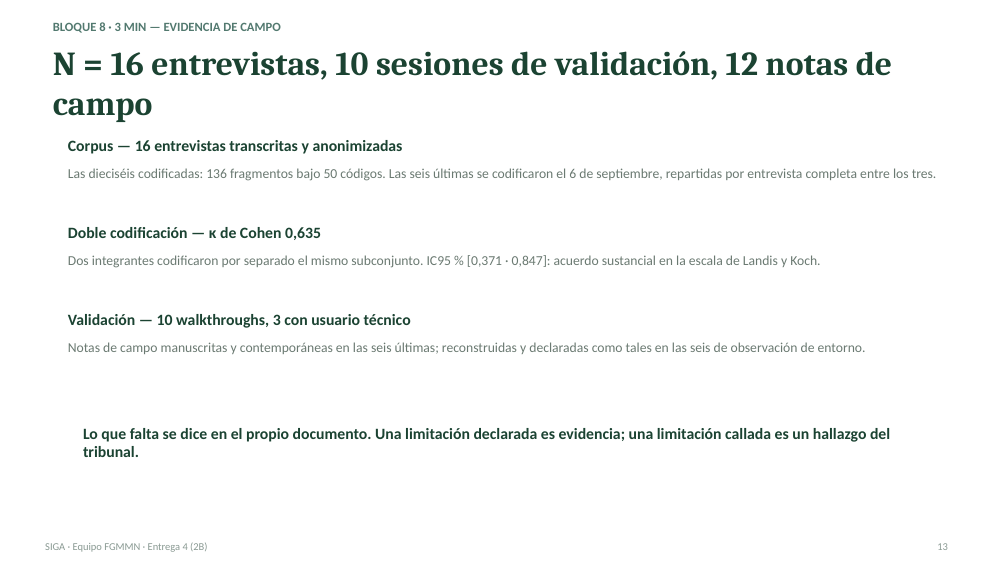
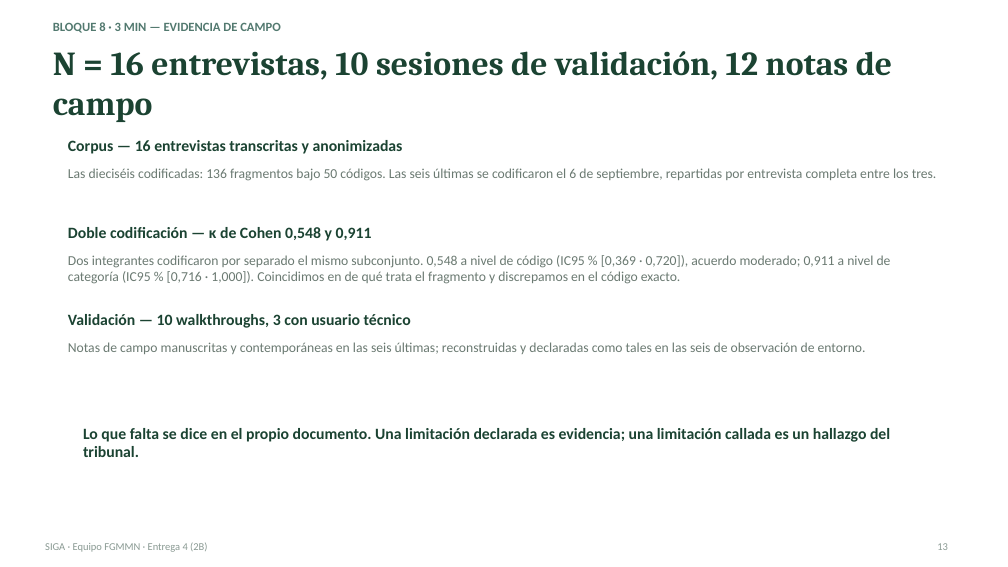
Before and after one commit to gsanchezc6-beep/SIGA_FGMMN_ISR401_AVANCE_2B, a slide deck: slide 13 of 08_Defensa/presentacion.pptx. Drawn at 1008x567 pixels with LibreOffice and Linux fonts; fonts in the diff are those of the drawing. Boxes give left, top, right and bottom in pixels: in the first picture for what was removed or moved away, otherwise in the second. Text is boxed around its words. In the diff, an @@ line names an element or a change of style, - is before the commit and + after.

```diff
--- a/08_Defensa/presentacion.pptx
+++ b/08_Defensa/presentacion.pptx
@@ text at box(68, 227, 372, 241): text changed @@
-Doble codificación — κ de Cohen 0,635
+Doble codificación — κ de Cohen 0,548 y 0,911
@@ text at box(68, 255, 891, 284): text changed @@
-Dos integrantes codificaron por separado el mismo subconjunto. IC95 % [0,371 · 0,847]: acuerdo sustancial en la escala de Landis y Koch.
+Dos integrantes codificaron por separado el mismo subconjunto. 0,548 a nivel de código (IC95 % [0,369 · 0,720]), acuerdo moderado; 0,911 a nivel de categoría (IC95 % [0,716 · 1,000]). Coincidimos en de qué trata el fragmento y discrepamos en el código exacto.
```
Also in this commit, not shown: 2 other slides changed, 5 other files.
